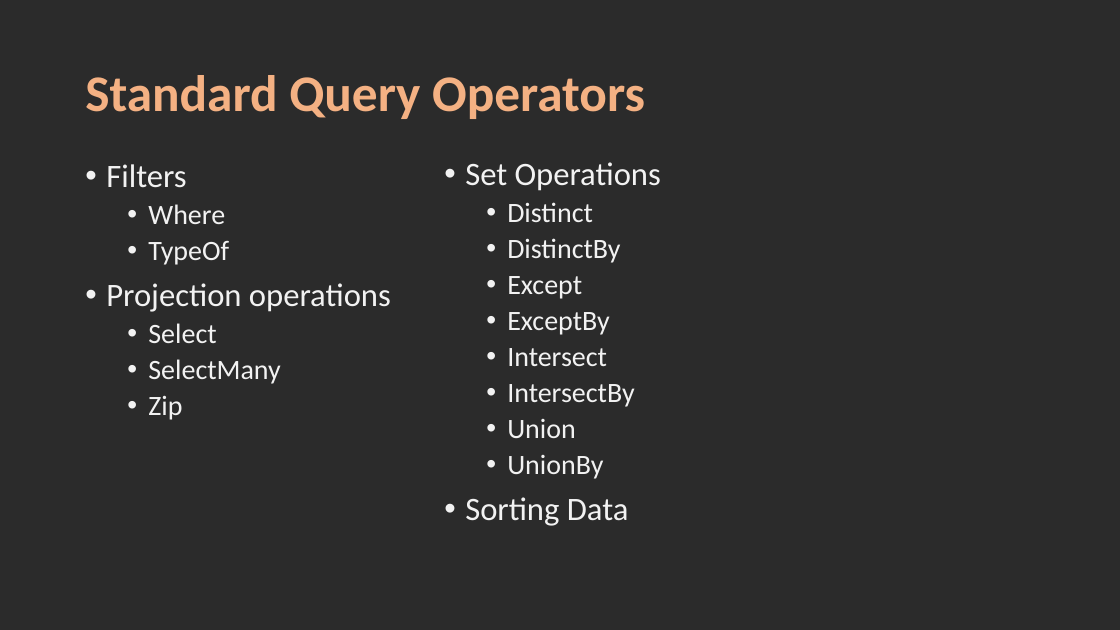
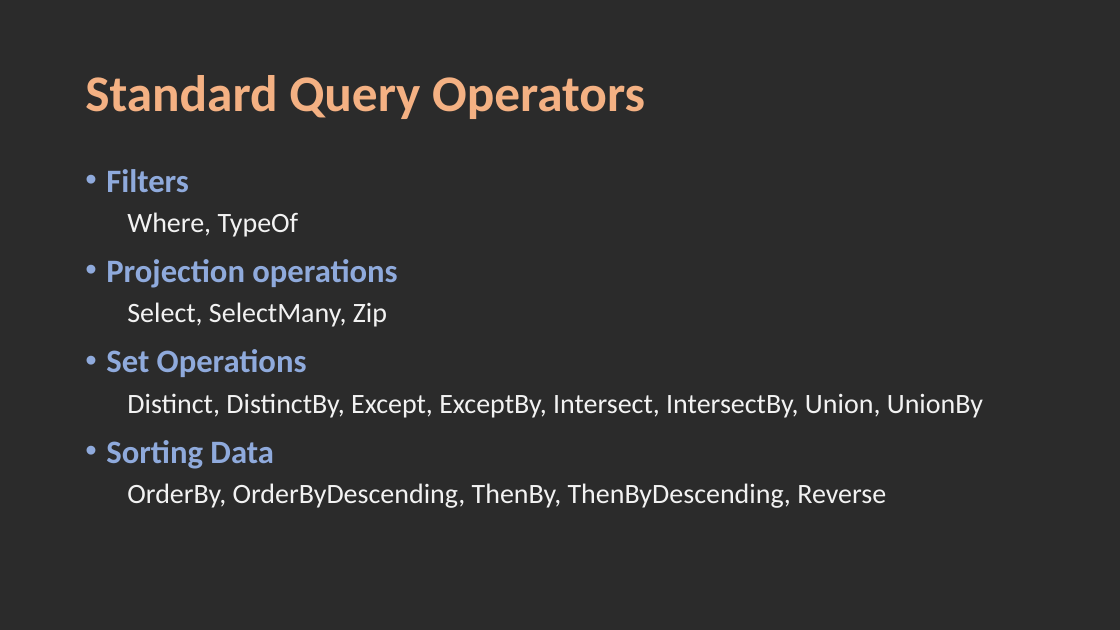
Before and after one commit to karthik9728/Linq, a slide deck: slide 6 of Linq.pptx. Drawn at 1120x630 pixels with LibreOffice and Linux fonts; fonts in the diff are those of the drawing; background and template pictures are left out; a plain dark background stands for a picture behind light text. Boxes give left, top, right and bottom in pixels: in the first picture for what was removed or moved away, otherwise in the second. Text is boxed around its words. In the diff, an @@ line names an element or a change of style, - is before the commit and + after.

Commit message:
Sorting Data

```diff
--- a/Linq.pptx
+++ b/Linq.pptx
@@ text at [106,169,397,288]: text colour #F2F2F2 to #8FAADC, bold on in "Filters", "Projection operations"; line spacing 0.9 to 1 @@
@@ text removed at [465,162,661,526] @@
-• Set Operations
-  • Distinct
-  • DistinctBy
-  • Except
-  • ExceptBy
-  • Intersect
-  • IntersectBy
-  • Union
-  • UnionBy
-• Sorting Data
@@ text at [127,212,299,237]: text changed @@
-  • Where
-  • TypeOf
+  Where, TypeOf
@@ text at [106,302,983,508]: text changed @@
-  • Select
-  • SelectMany
-  • Zip
+  Select, SelectMany, Zip
+• Set Operations
+  Distinct, DistinctBy, Except, ExceptBy, Intersect, IntersectBy, Union, UnionBy
+• Sorting Data
+  OrderBy, OrderByDescending, ThenBy, ThenByDescending, Reverse
```
Also in this commit, not shown: 2 other slides changed, 1 slide added, 5 other files.
